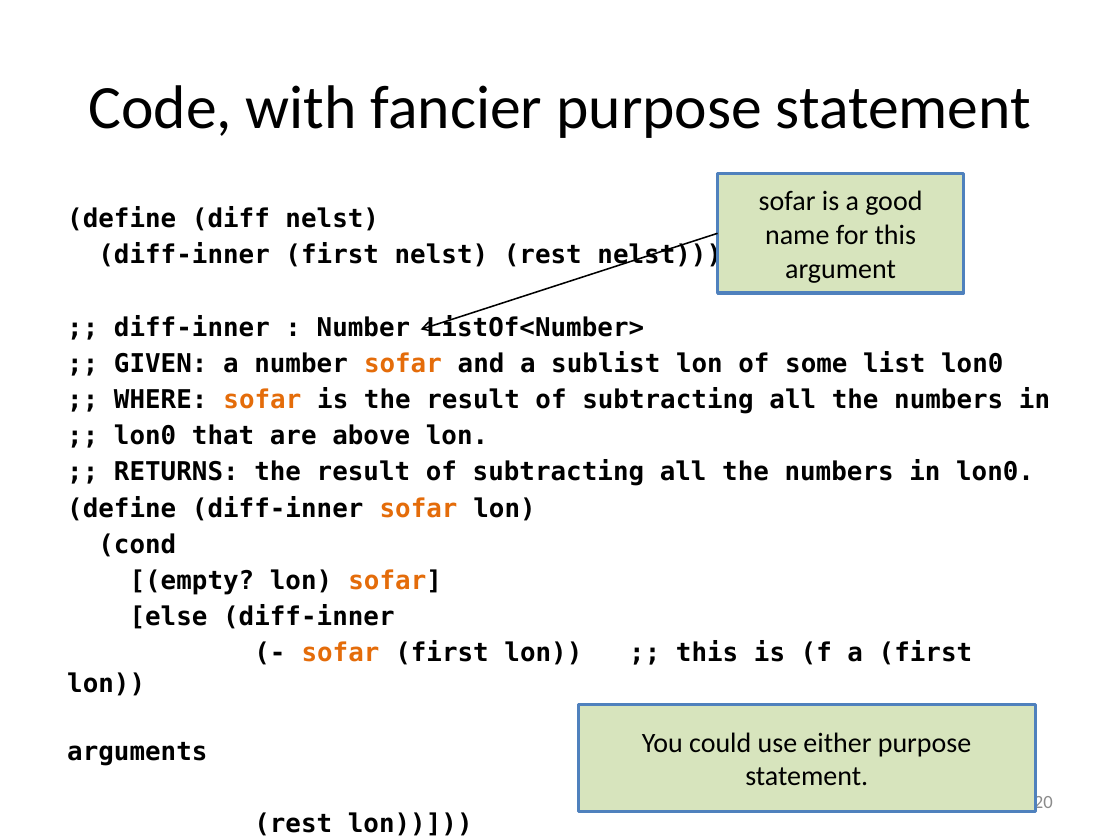
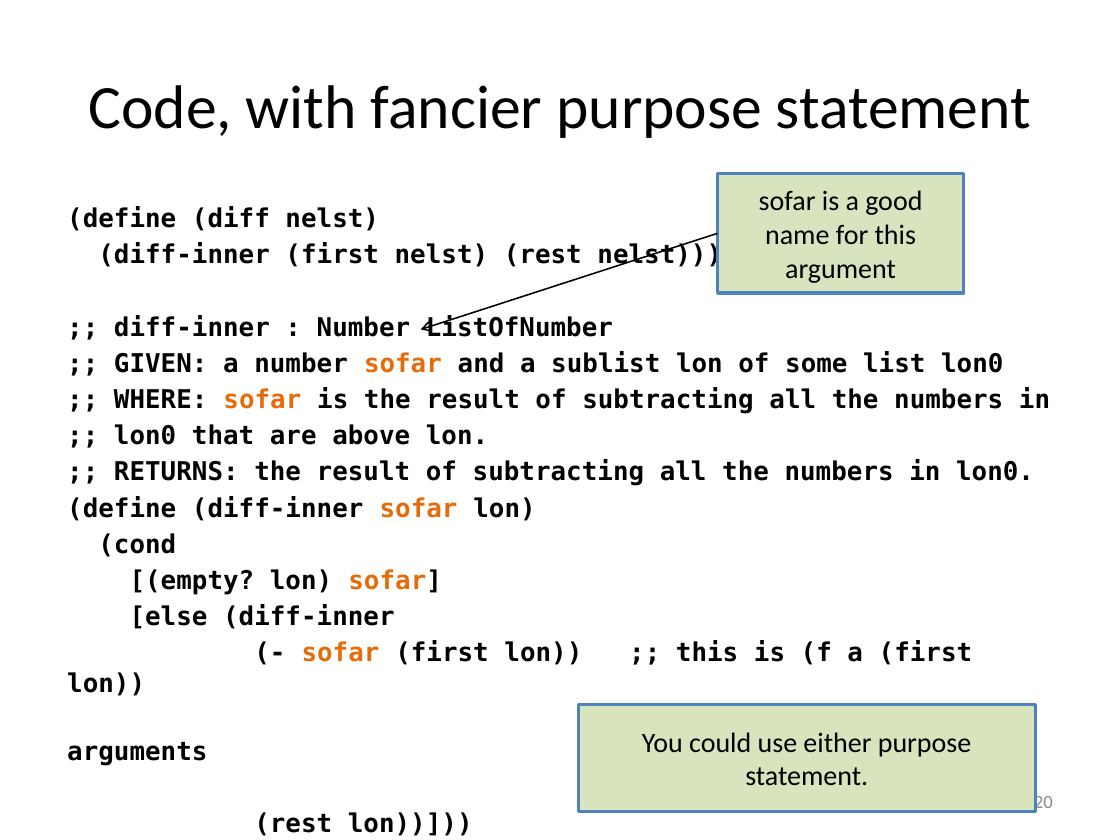
Before and after one commit to mwand/cs5010f16, a slide deck: slide 20 of Slides/Lesson 7.5 Foldr and Foldl.pptx. Drawn at 1120x840 pixels with LibreOffice and Linux fonts; fonts in the diff are those of the drawing. Boxes give left, top, right and bottom in pixels: in the first picture for what was removed or moved away, otherwise in the second. Text is boxed around its words. In the diff, an @@ line names an element or a change of style, - is before the commit and + after.

```diff
--- a/Slides/Lesson 7.5 Foldr and Foldl.pptx
+++ b/Slides/Lesson 7.5 Foldr and Foldl.pptx
@@ text at box(114, 315, 613, 337): text changed @@
-;; diff-inner : Number ListOf<Number>
+;; diff-inner : Number ListOfNumber
```
Also in this commit, not shown: 2 other slides changed, 3 other files.
